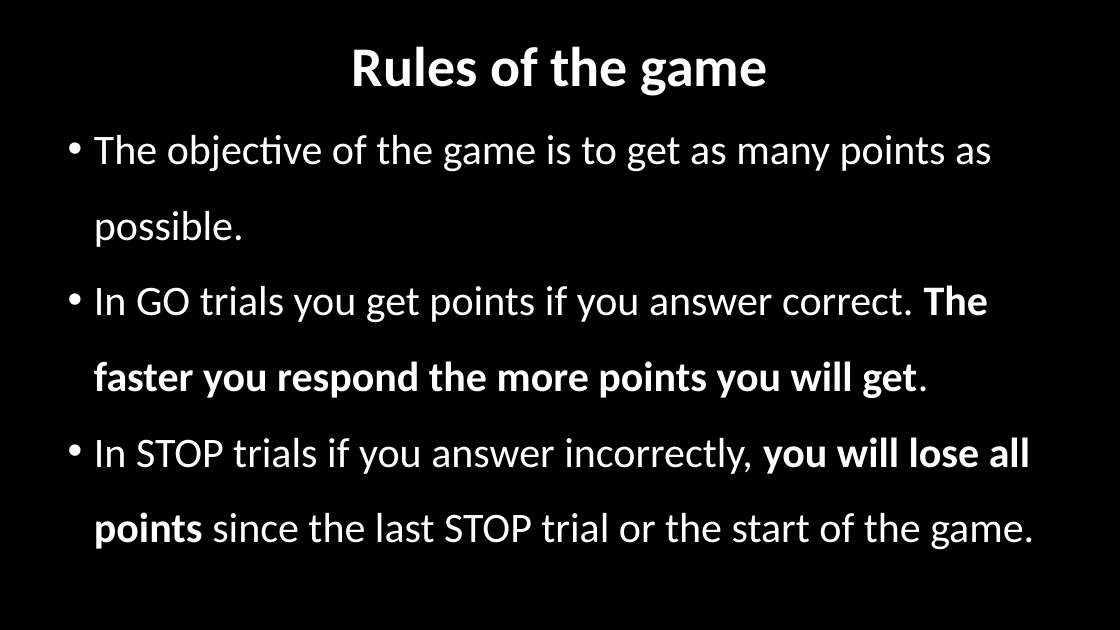
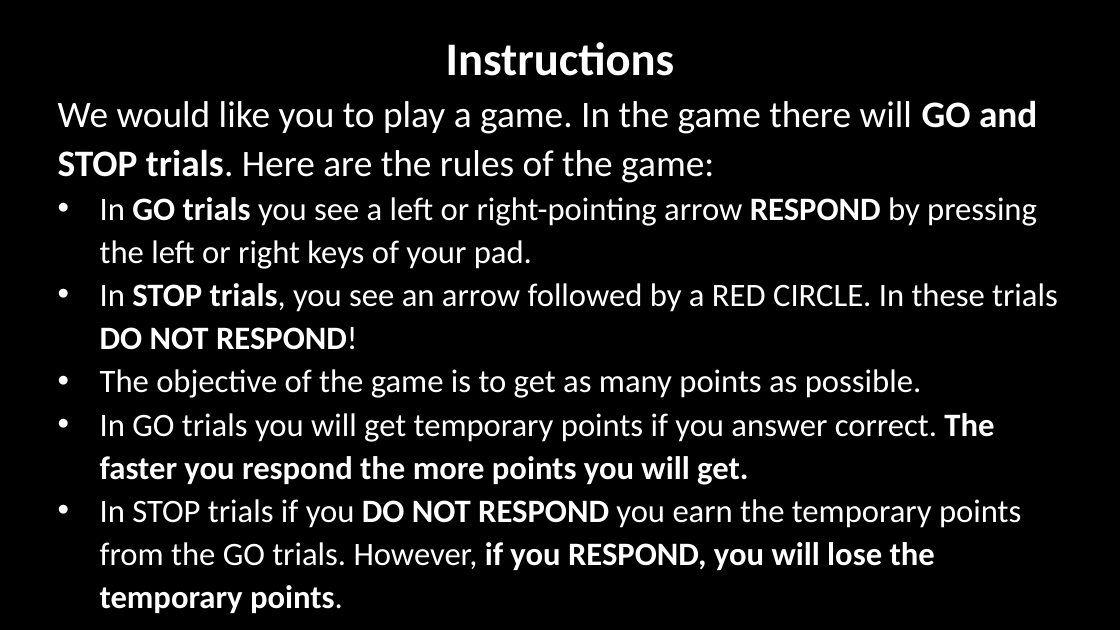
Before and after one commit to LabBench-Society/Protocols, a slide deck: slide 7 of intro.labbench/StopSignalGameImages.pptx. Drawn at 1120x630 pixels with LibreOffice and Linux fonts; fonts in the diff are those of the drawing. Boxes give left, top, right and bottom in pixels: in the first picture for what was removed or moved away, otherwise in the second. Text is boxed around its words. In the diff, an @@ line names an element or a change of style, - is before the commit and + after.

Commit message:
Updated the implementation of the stop-signal game in the introduction to labbench protocol

```diff
--- a/intro.labbench/StopSignalGameImages.pptx
+++ b/intro.labbench/StopSignalGameImages.pptx
@@ text "Instructions": place and size @@
-text "Instructions" at [94, 46, 1034, 550]
+text "Instructions" at [58, 42, 1058, 613]
@@ text at [58, 42, 1058, 350]: text changed; size 48 to 28 pt; bold off @@
-Rules of the game
+Instructions
+We would like you to play a game. In the game there will GO and STOP trials. Here are the rules of the game:
+• In GO trials you see a left or right-pointing arrow RESPOND by pressing the left or right keys of your pad.
+• In STOP trials, you see an arrow followed by a RED CIRCLE. In these trials DO NOT RESPOND!
@@ text at [100, 369, 921, 398]: size 36 to 28 pt in "The objective of the game is to ..."; indent changed; line spacing 1.5 to 1.1 @@
@@ text at [100, 413, 1021, 613]: text changed; size 36 to 28 pt @@
-• In GO trials you get points if you answer correct. The faster you respond the more points you will get.
-• In STOP trials if you answer incorrectly, you will lose all points since the last STOP trial or the start of the game.
+• In GO trials you will get temporary points if you answer correct. The faster you respond the more points you will get.
+• In STOP trials if you DO NOT RESPOND you earn the temporary points from the GO trials. However, if you RESPOND, you will lose the temporary points.
```
Also in this commit, not shown: 1 slide removed, 5 other files.
